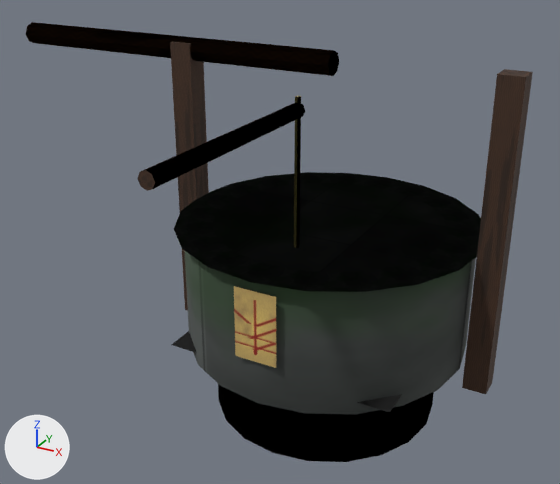
Before and after pictures for a commit that changed the glTF model assets/props/stone_well.glb.
Both versions are drawn from a camera (50 mm lens) standing at (1.3, -2.8, 1.8) and looking at (-0.17, -0.13, 0.47). The lights are fixed; the arrows at lower left show +X, +Y and +Z. The first picture is the older version. Objects named as collision shapes, trigger or cutter boxes, shadow casters or lower levels of detail are left out. Where no turn or scale is listed for an object, it has been applied to the vertices.

In view in the first picture: 'Axle', 'Crossbar', 'Hole', 'HoleBottom', 'Post-7', 'Post7', 'Rim', 'Ring', 'Rope', 'Talisman'.
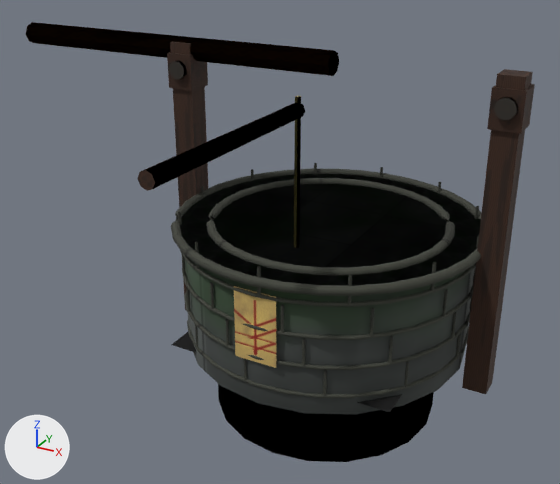
Edits to the bpy script that builds the scene:
```text
Add img_t_wood_dark_001:
    img_t_wood_dark_001 = load_image('t_wood_dark.001', '_unpacked/t_wood_dark.001', 512, 512, 'sRGB')
Add img_t_stone:
    img_t_stone = load_image('t_stone', '_unpacked/t_stone', 512, 512, 'sRGB')
Add mat_sootiron:
    mat_sootiron = principled_material('SootIron')
    mat_sootiron.base_color = (0.053, 0.047, 0.04)  # dark grey #413d38
    mat_sootiron.metallic = 0.65
    mat_sootiron.roughness = 0.71
Add mat_warmwood:
    mat_warmwood = bpy.data.materials.new('WarmWood')
    # colours: beige #d1ba9e
    # uses the picture img_t_wood_dark_001
Add mat_stoneledge:
    mat_stoneledge = bpy.data.materials.new('StoneLedge')
    # colours: light grey #c0bcaa
    # uses the picture img_t_stone
Add me_art_sootiron:
    me_art_sootiron.from_pydata(...)  # a 24-sided cylinder along y spanning x -0.739..-0.661, y -0.084..-0.067, z 1.101..1.179; a 24-sided cylinder along y spanning x 0.661..0.739, y -0.084..-0.067, z 1.101..1.179
    me_art_sootiron.materials.append(mat_sootiron)  # dark grey #413d38
Add me_art_warmwood:
    me_art_warmwood.from_pydata(...)  # a box spanning x -0.76..-0.64, y -0.06..0.06, z 1.05..1.21; a box spanning x 0.64..0.76, y -0.06..0.06, z 1.05..1.21
    me_art_warmwood.materials.append(mat_warmwood)
Add me_art_stoneledge:
    me_art_stoneledge.from_pydata(...)  # 2076 vertices, 3552 faces; spans x -0.672..0.672, y -0.672..0.672, z 0.082..0.606
    me_art_stoneledge.materials.append(mat_stoneledge)
Add ob_art_sootiron:
    ob_art_sootiron = bpy.data.objects.new('Art_SootIron', me_art_sootiron)
    ob_art_sootiron.location = (0.0, 0.0, 0.0)
Add ob_art_warmwood:
    ob_art_warmwood = bpy.data.objects.new('Art_WarmWood', me_art_warmwood)
    ob_art_warmwood.location = (0.0, 0.0, 0.0)
Add ob_art_stoneledge:
    ob_art_stoneledge = bpy.data.objects.new('Art_StoneLedge', me_art_stoneledge)
    ob_art_stoneledge.location = (0.0, 0.0, 0.0)
```

Changed parts and their boxes (x1, y1, x2, y2) in the pictures (560 x 484 px):
'Art_StoneLedge', added
    after: (171, 163, 482, 398)
'Art_WarmWood', added
    after: (167, 52, 535, 134)
'Art_SootIron', added
    after: (169, 61, 518, 120)
